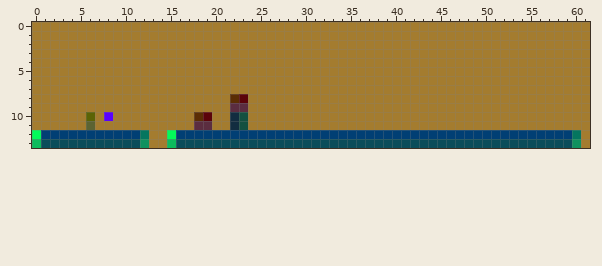
Two states of a pixel-art sprite, resources/images/1.png. The first picture shows the starting point.
The file is 62x14 pixels.
The same view after the edit:
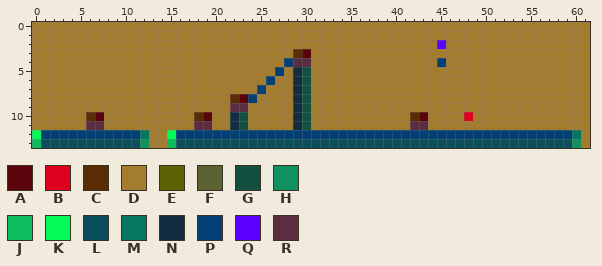
Palette (. is transparent): A #5b030a  B #dd001f  C #5b2d04  D #a47c2f  E #5b6305  F #5b6332  G #135040  H #0f925f  J #0dbc5d  K #03fb5a  L #0b4d5a  M #05765f  N #122d40  P #013f74  Q #5a01ff  R #5b2d40
From old to new:
Changed rows in their new state; - is an unchanged pixel.
first column x 6:
 2 ---------------------------------------Q---
 3 -----------------------CA------------------
 4 ----------------------PRR--------------P---
 5 ---------------------P-NG------------------
 6 --------------------P--NG------------------
 7 -------------------P---NG------------------
 8 ------------------P----NG------------------
 9 -----------------------NG------------------
10 CAD--------------------NG-----------CA----B
11 RR---------------------NG-----------RR-----
Changed places in both pictures, as pixel boxes (x1, y1, x2, y2):
changed: (437, 40, 446, 67)
changed: (248, 49, 311, 130)
changed: (86, 112, 113, 130)
changed: (410, 112, 428, 130)
changed: (464, 112, 473, 121)
